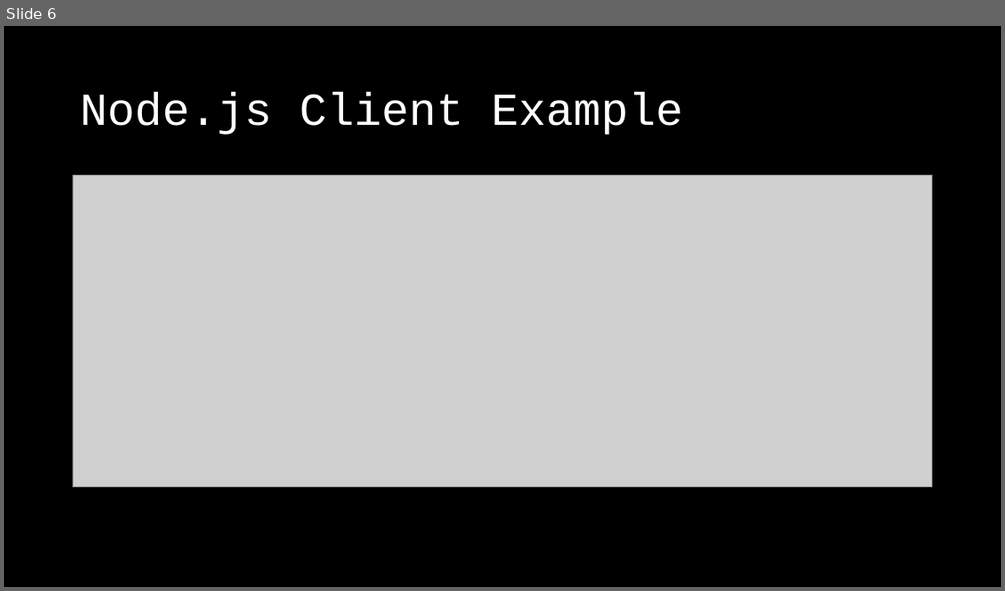
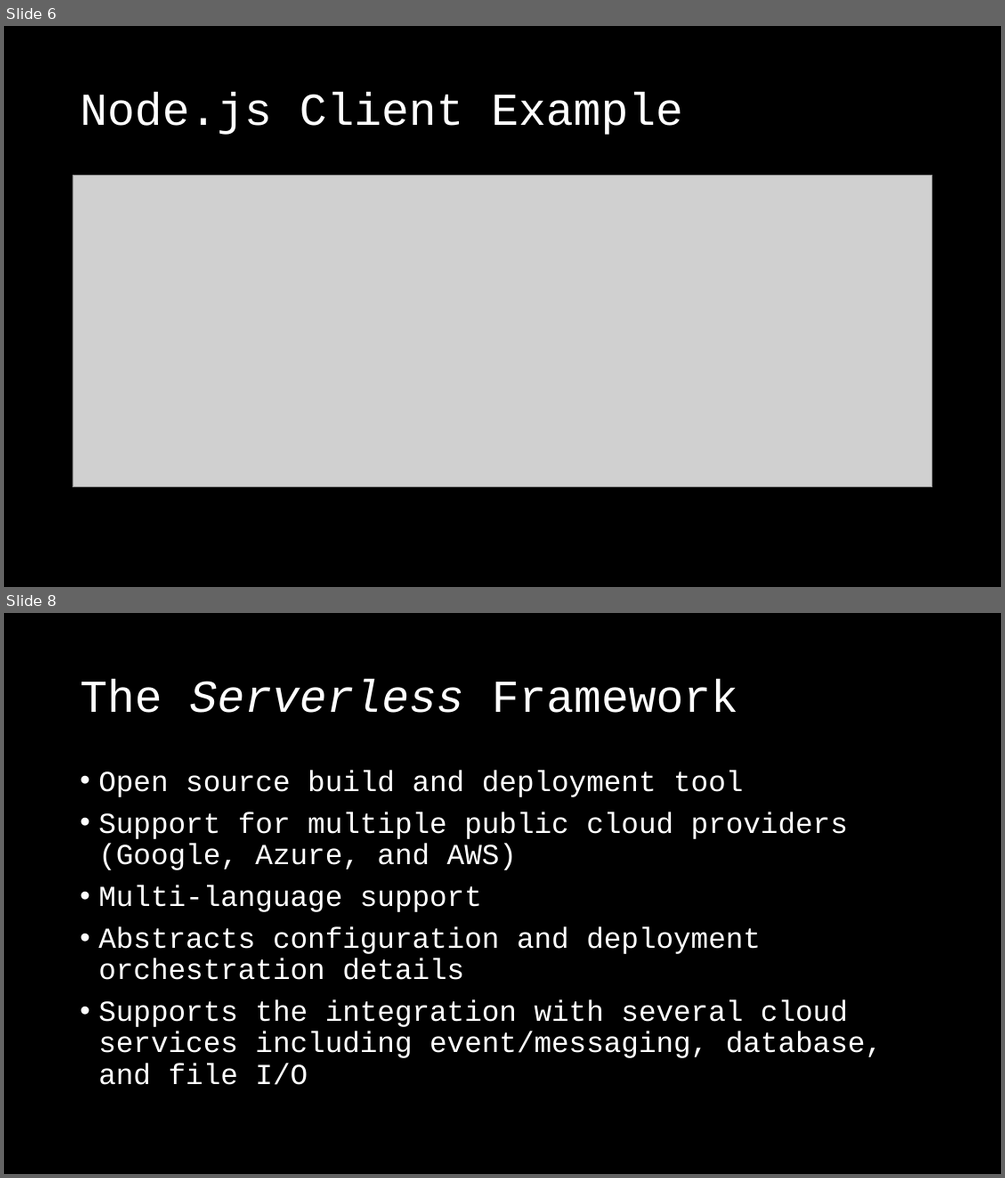
Before and after one commit to rsnestor/slac, a slide deck: doc/slac_slides.pptx. Shown one above the other, each under a label of ours: slide 6 before the commit, slides 6 and 8 after it; the slides between them are not shown. The pictures are 1005x591 and 1005x1178 pixels, drawn with LibreOffice and Linux fonts; fonts in the diff are those of the drawing; grey boxes stand for pictures. Boxes give left, top, right and bottom in pixels: in the first picture for what was removed or moved away, otherwise in the second. Text is boxed around its words. In the diff, an @@ line names an element or a change of style, - is before the commit and + after.

```diff
--- a/doc/slac_slides.pptx
+++ b/doc/slac_slides.pptx
@@ slide 8 added at [4, 613, 1001, 1174], background #000000 @@
@@ title added at [80, 678, 738, 713], 44 pt, text #FFFFFF @@
+The Serverless Framework
@@ text added at [98, 770, 882, 1085], 28 pt, text #FFFFFF @@
+• Open source build and deployment tool
+• Support for multiple public cloud providers (Google, Azure, and AWS)
+• Multi-language support
+• Abstracts configuration and deployment orchestration details
+• Supports the integration with several cloud services including event/messaging, database, and file I/O
```
Also in this commit, not shown: 1 slide changed, 2 other slides added.
